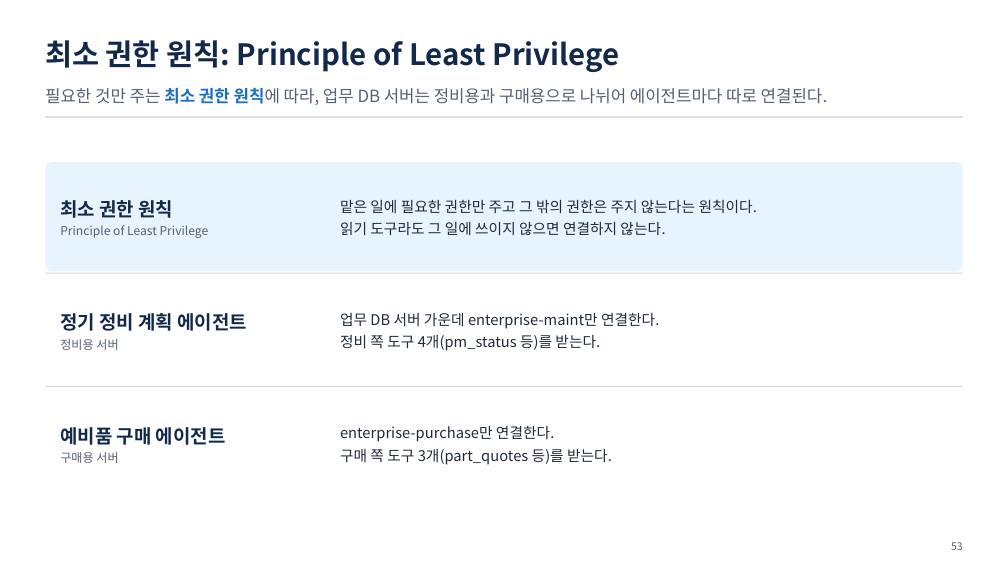
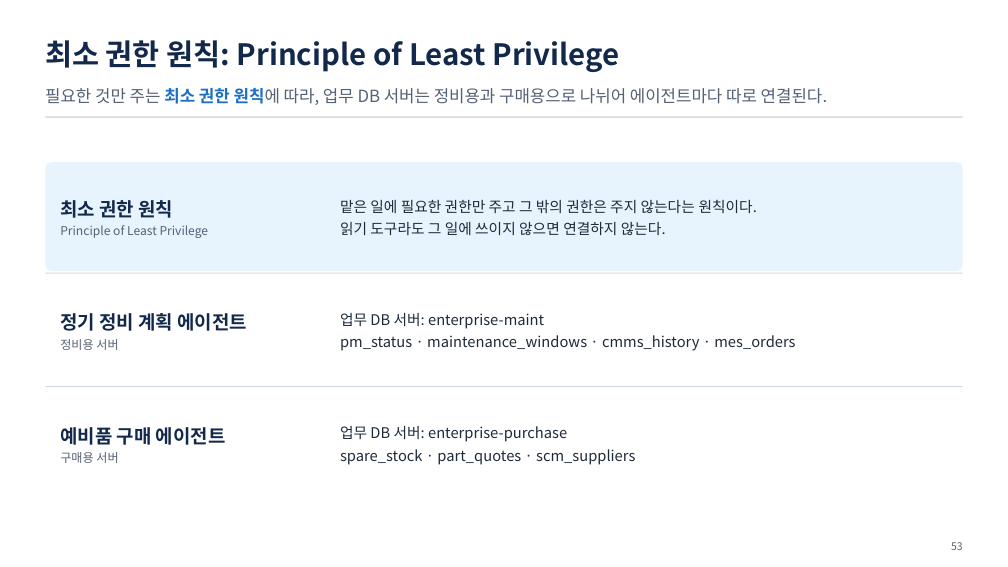
Before and after one commit to uengine-oss/hyd-iot-edu, a slide deck: slide 53 of workspace/강의제작/산출물/통합반/이론/06회차/통합반_06일차.pptx. Drawn at 1008x567 pixels with LibreOffice and Linux fonts; fonts in the diff are those of the drawing. Boxes give left, top, right and bottom in pixels: in the first picture for what was removed or moved away, otherwise in the second. Text is boxed around its words. In the diff, an @@ line names an element or a change of style, - is before the commit and + after.

Commit message:
통합반 6회차 03편 46~53장 덱·낭독·강조·쉼의 수정과 독립 검토를 반영한다

```diff
--- a/workspace/강의제작/산출물/통합반/이론/06회차/통합반_06일차.pptx
+++ b/workspace/강의제작/산출물/통합반/이론/06회차/통합반_06일차.pptx
@@ text at (340, 313, 795, 351): text changed @@
-업무 DB 서버 가운데 enterprise-maint만 연결한다.
-정비 쪽 도구 4개(pm_status 등)를 받는다.
+업무 DB 서버: enterprise-maint
+pm_status · maintenance_windows · cmms_history · mes_orders
@@ text at (340, 426, 635, 465): text changed @@
-enterprise-purchase만 연결한다.
-구매 쪽 도구 3개(part_quotes 등)를 받는다.
+업무 DB 서버: enterprise-purchase
+spare_stock · part_quotes · scm_suppliers
```
Also in this commit, not shown: 7 other slides changed, 20 other files.
